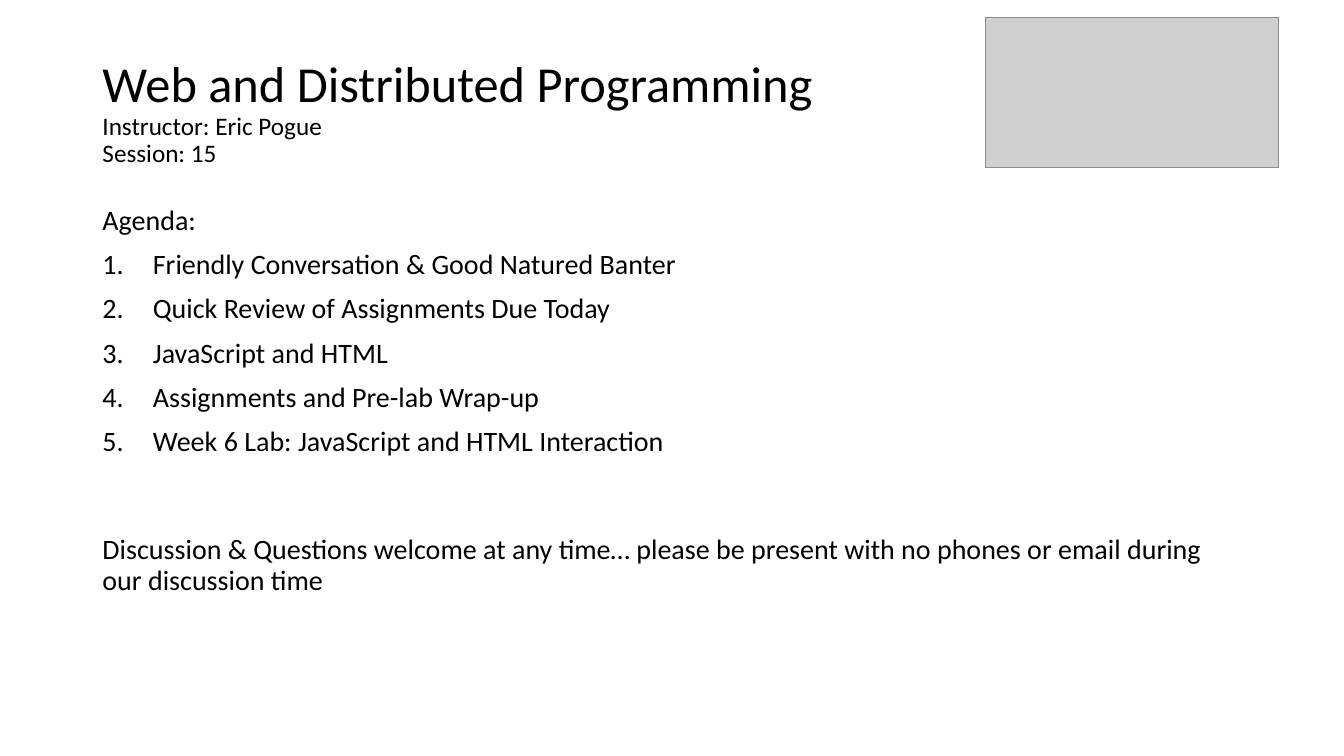
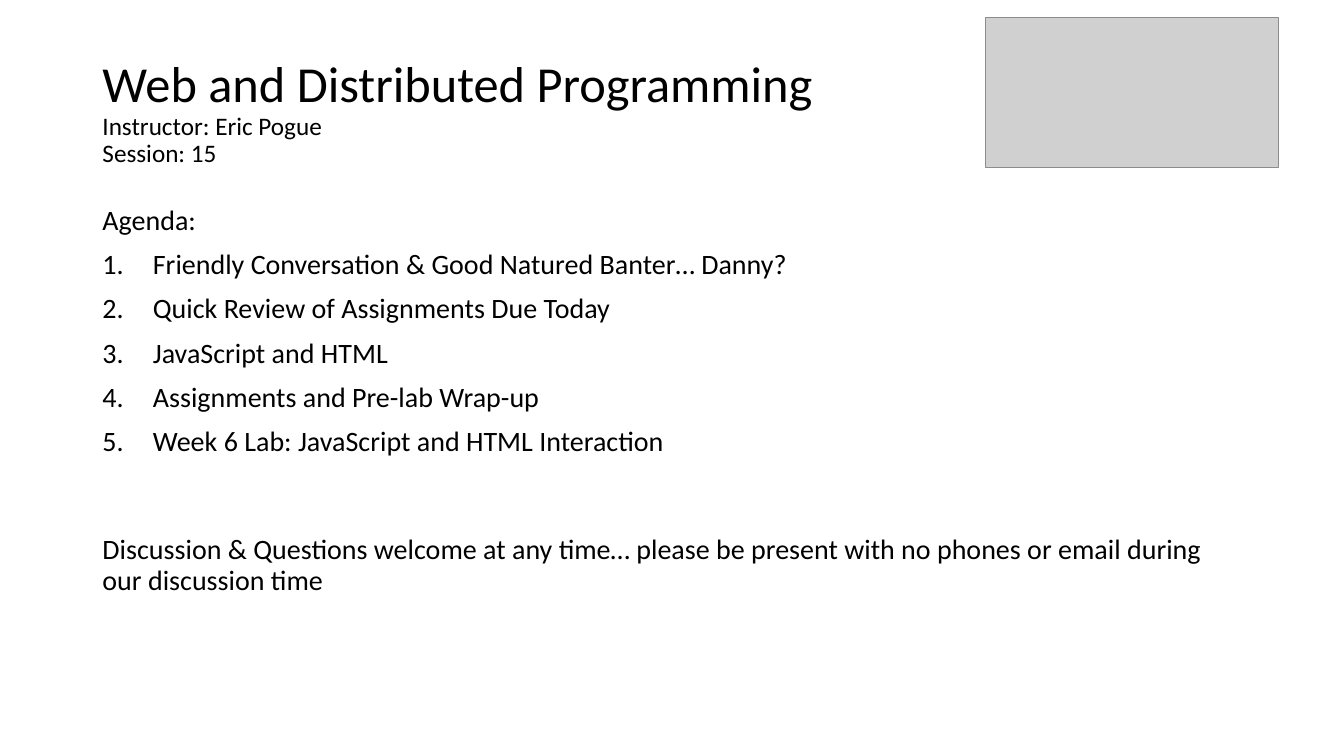
Before and after one commit to EricJPogue/www-epogue-info, a slide deck: slide 1 of CPSC-24700/Presentations/session-15.pptx. Drawn at 1344x756 pixels with LibreOffice and Linux fonts; fonts in the diff are those of the drawing; grey boxes stand for pictures. Boxes give left, top, right and bottom in pixels: in the first picture for what was removed or moved away, otherwise in the second. Text is boxed around its words. In the diff, an @@ line names an element or a change of style, - is before the commit and + after.

```diff
--- a/CPSC-24700/Presentations/session-15.pptx
+++ b/CPSC-24700/Presentations/session-15.pptx
@@ text at [153,254,786,279]: text changed @@
-1. Friendly Conversation & Good Natured Banter
+1. Friendly Conversation & Good Natured Banter… Danny?
```
Also in this commit, not shown: 2 other files.
